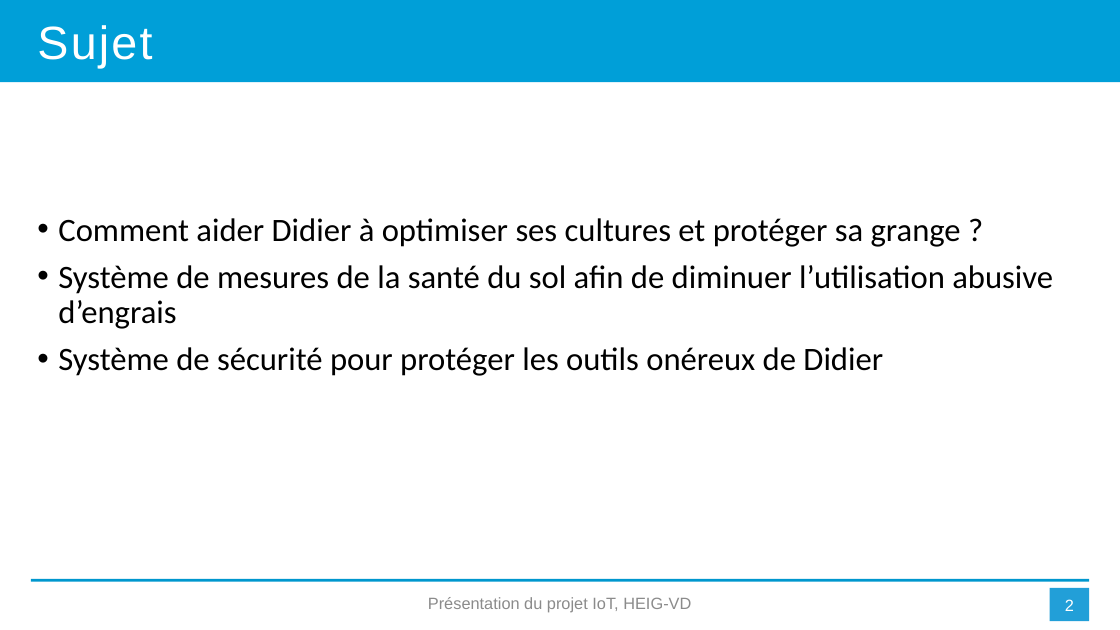
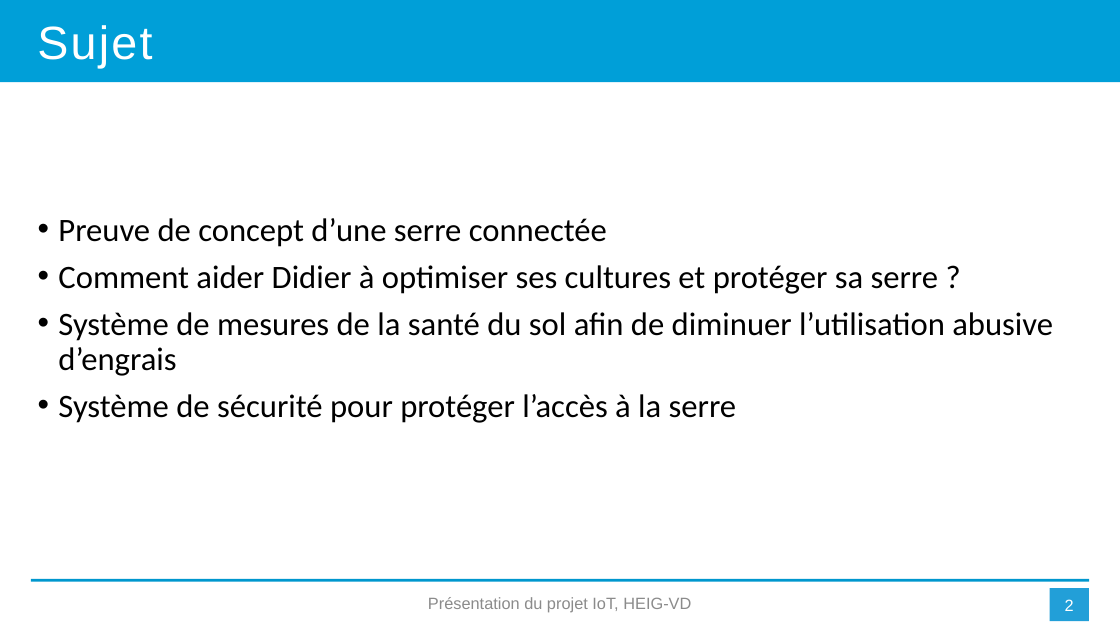
Before and after one commit to MehSalhi/IOT-Project, a slide deck: slide 2 of Projet_Presentation.pptx. Drawn at 1120x630 pixels with LibreOffice and Linux fonts; fonts in the diff are those of the drawing. Boxes give left, top, right and bottom in pixels: in the first picture for what was removed or moved away, otherwise in the second. Text is boxed around its words. In the diff, an @@ line names an element or a change of style, - is before the commit and + after.

```diff
--- a/Projet_Presentation.pptx
+++ b/Projet_Presentation.pptx
@@ text at box(58, 218, 939, 294): text changed @@
-• Comment aider Didier à optimiser ses cultures et protéger sa grange ?
+• Preuve de concept d’une serre connectée
+• Comment aider Didier à optimiser ses cultures et protéger sa serre ?
@@ text at box(58, 394, 737, 423): text changed @@
-• Système de sécurité pour protéger les outils onéreux de Didier
+• Système de sécurité pour protéger l’accès à la serre
```
Also in this commit, not shown: 5 other slides changed, 2 slides added.
